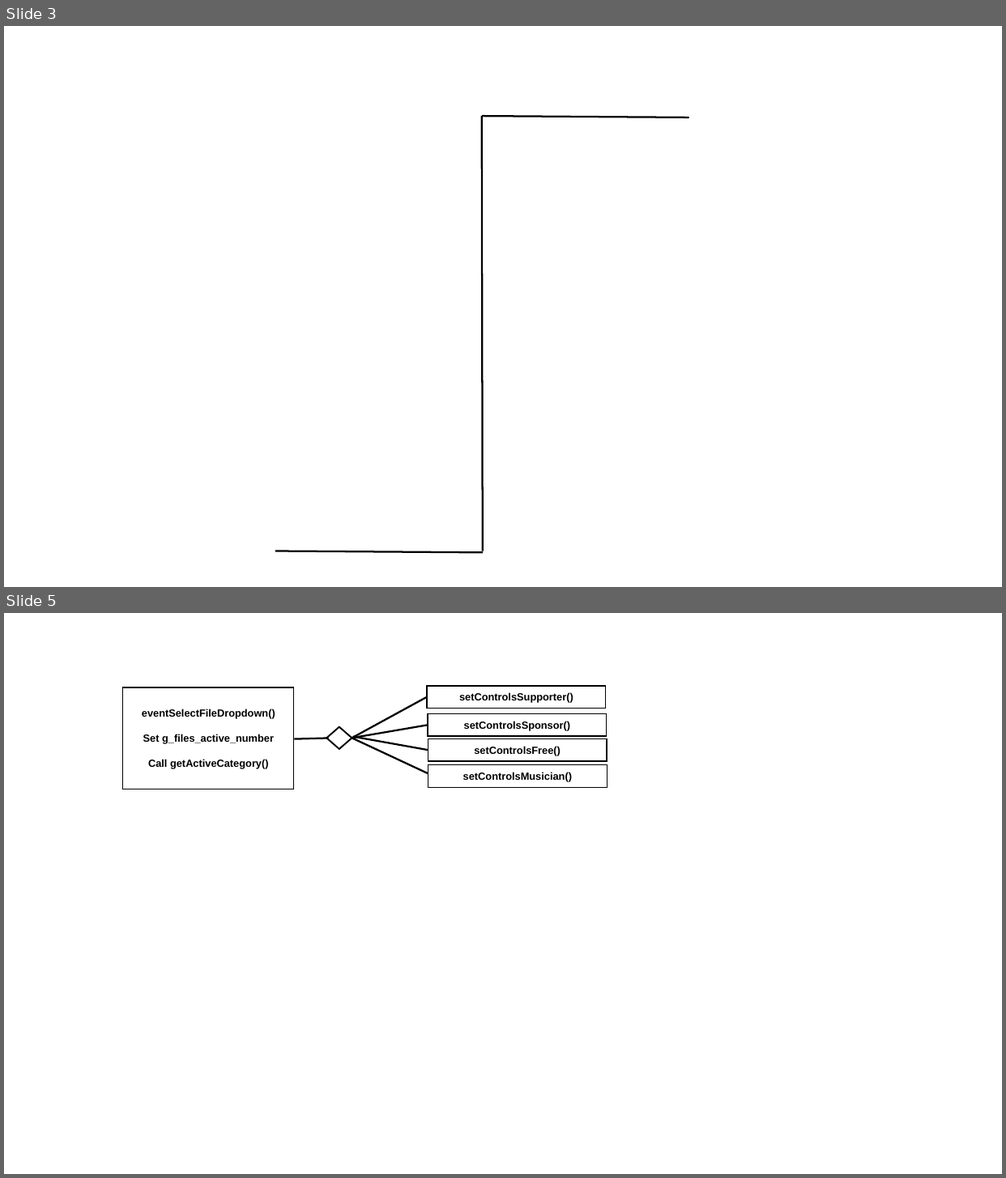
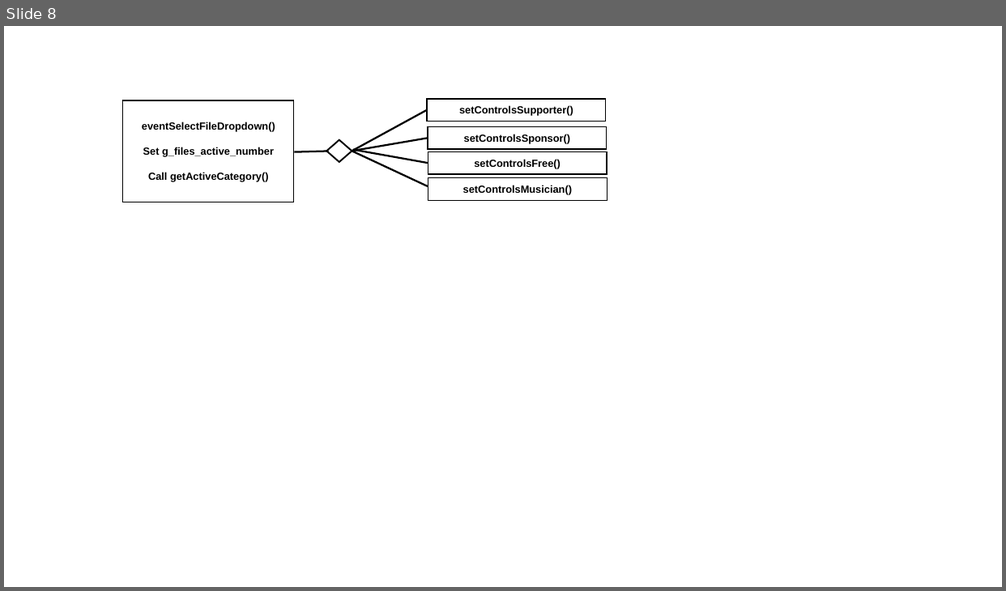
Before and after one commit to JazzLiveAarau/WwwQrCode, a slide deck: Descriptions/WwwQrCodeImages.pptx. Shown one above the other, each under a label of ours: slides 3 and 5 before the commit, slide 8 after it; the slides between them are not shown. The pictures are 1006x1178 and 1006x591 pixels, drawn with LibreOffice and Linux fonts; fonts in the diff are those of the drawing. Boxes give left, top, right and bottom in pixels: in the first picture for what was removed or moved away, otherwise in the second. Text is boxed around its words. In the diff, an @@ line names an element or a change of style, - is before the commit and + after.

```diff
--- a/Descriptions/WwwQrCodeImages.pptx
+++ b/Descriptions/WwwQrCodeImages.pptx
@@ slide 3 removed at (x1=4, y1=26, x2=1002, y2=587), background #FFFFFF @@
@@ line removed from (483, 552) to (482, 116) @@
@@ line removed from (482, 116) to (689, 118) @@
@@ line removed from (275, 552) to (483, 553) @@
@@ what was slide 5 is now slide 8 @@
```
Also in this commit, not shown: 1 slide changed, 4 slides added, 8 other files.
